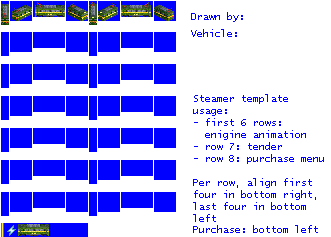
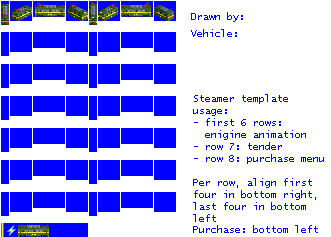
Layered file, before and after one edit (331x237). Changes by layer:
painted on "empty.png" over [18,2,49,237]
